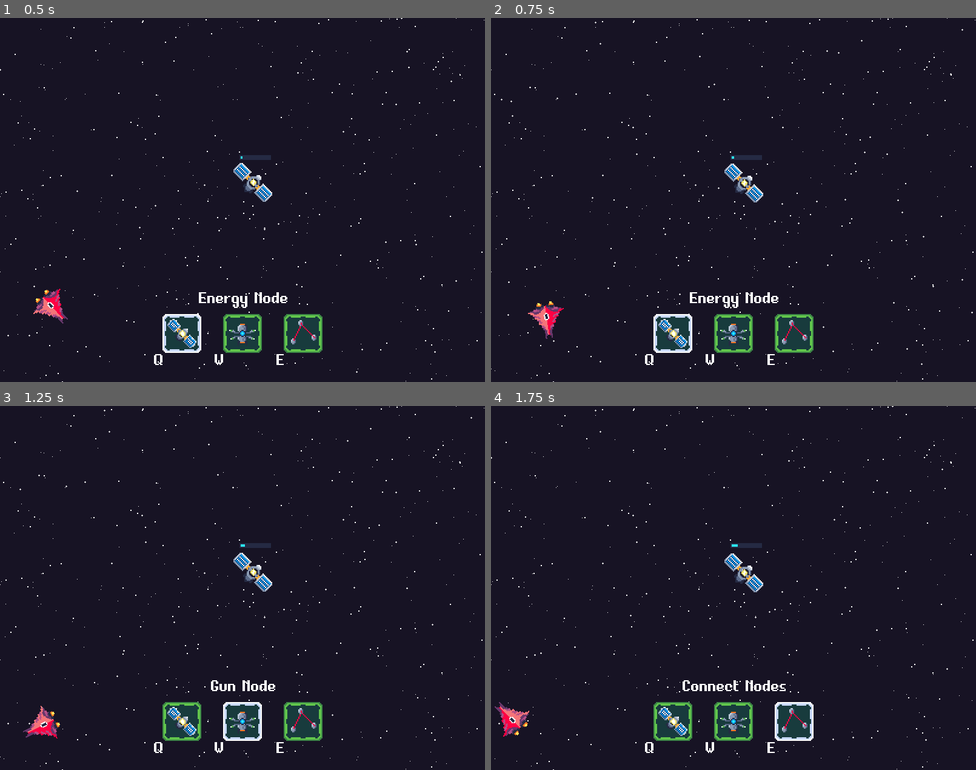
Above: before the commit, frames 1-4 (two rows, left to right).
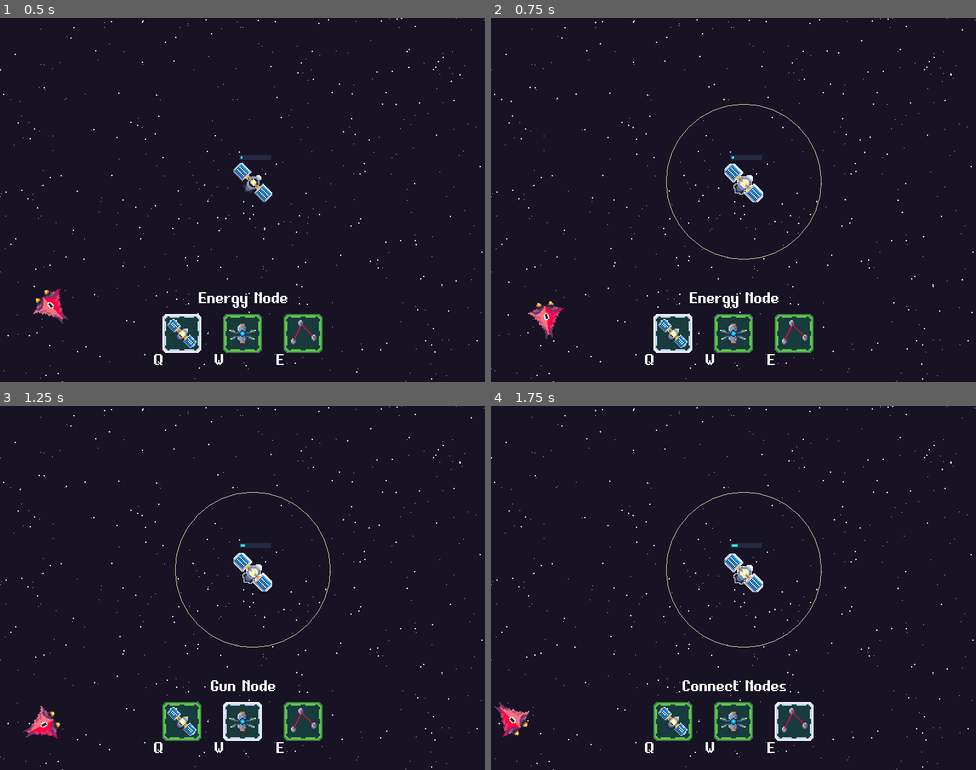
Above: after the commit, the same moments.

Repository: svntax/LD45-StartWithNothing
Game: Godot game, scene res://Scenes/Gameplay.tscn
Two runs of this game, one before a commit and one after it. Both use one fixed random seed, a clock stepped at 60 frames per second and the inputs below.
Inputs (mouse positions are in pixels of both pictures, inside the frame that each line leads up to):
- Up to frame 1 (0.5 s): no input
- Up to frame 2 (0.75 s): tap Enter at 0.5 s; move the mouse to (743, 181) at 0.52 s; tap Q (BuildEnergyNode) at 0.6 s; click (743, 181) at 0.67 s
- Up to frame 3 (1.25 s): tap W (BuildGunNode) at 0.8 s
- Up to frame 4 (1.75 s): tap W (BuildGunNode) at 1.35 s; click (743, 569) at 1.42 s; tap E (BuildLink) at 1.55 s

Frame 1 is identical in both runs. In frame 2, 0.2% of the frame differs, in the area x 36-69%, y 23-67%; in frame 3, 0.2%; in frame 4, 0.2%.

Commit message:
Switch right click to left click for selecting, and re-added right-click to deselect current node. Also removed some print statements.

Diff:
--- a/Scripts/GameplayControls.gd
+++ b/Scripts/GameplayControls.gd
@@ -25,19 +25,18 @@
     if Input.is_action_just_pressed("BuildEnergyNode"):
         currentMode = BUILD_ENERGY_MODE;
         nodeSelectUI.selectEnergyNode()
-        print("Build energy mode");
     if Input.is_action_just_pressed("BuildGunNode"):
         currentMode = BUILD_GUN_MODE;
         nodeSelectUI.selectGunNode()
-        print("Build gun mode");
     if Input.is_action_just_pressed("BuildLink"):
         currentMode = ADD_LINK_MODE;
         nodeSelectUI.selectLinkIcon()
-        print("Build link mode");
     if Input.is_action_just_pressed("NodeSelection"):
         if $MouseArea.get_overlapping_areas().size() == 0:
             print("No overlapping bodies");
             deselectNode();
+    if Input.is_action_just_pressed("deselect"):
+        deselectNode()
 
 
 func _ready():
@@ -50,7 +49,6 @@
     selectedNode = target
 
 func deselectNode() -> void:
-    print("deselectNode()")
     if selectedNode != null:
         selectedNode.deselect()
     selectedNode = null
--- a/Scripts/SpaceNode.gd
+++ b/Scripts/SpaceNode.gd
@@ -124,13 +124,13 @@
 
 func _on_MouseDetectRange_input_event(viewport, event, shape_idx):
     if event is InputEventMouseButton and event.pressed:
-        if event.button_index == BUTTON_RIGHT:
+        if event.button_index == BUTTON_LEFT:
             if not isSelected:
                 isSelected = true
                 nodeSystem.deselectNode();
                 nodeSystem.selectNode(self)
                 print("mouse range click")
-        if event.button_index == BUTTON_LEFT:
+        if event.button_index == BUTTON_RIGHT:
             if not isSelected and nodeSystem.hasSelectedNode() and nodeSystem.currentMode == nodeSystem.ADD_LINK_MODE:
                 nodeSystem.connectNodes(self, nodeSystem.getSelectedNode())
                 nodeSystem.deselectNode()
--- a/project.godot
+++ b/project.godot
@@ -55,7 +55,7 @@
 }
 NodeSelection={
 "deadzone": 0.5,
-"events": [ Object(InputEventMouseButton,"resource_local_to_ …(179 unchanged characters)… or2( 0, 0 ),"factor":1.0,"button_index":2,"pressed":false,"doubleclick":false,"script":null)
+"events": [ Object(InputEventMouseButton,"resource_local_to_ …(179 unchanged characters)… or2( 0, 0 ),"factor":1.0,"button_index":1,"pressed":false,"doubleclick":false,"script":null)
  ]
 }
 Shoot={
